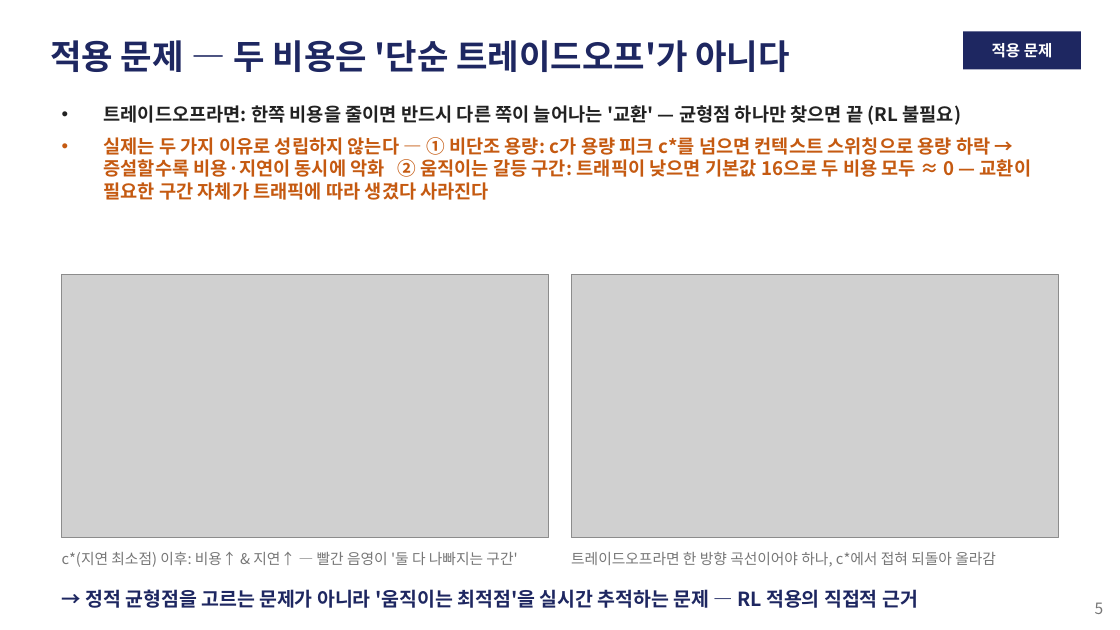
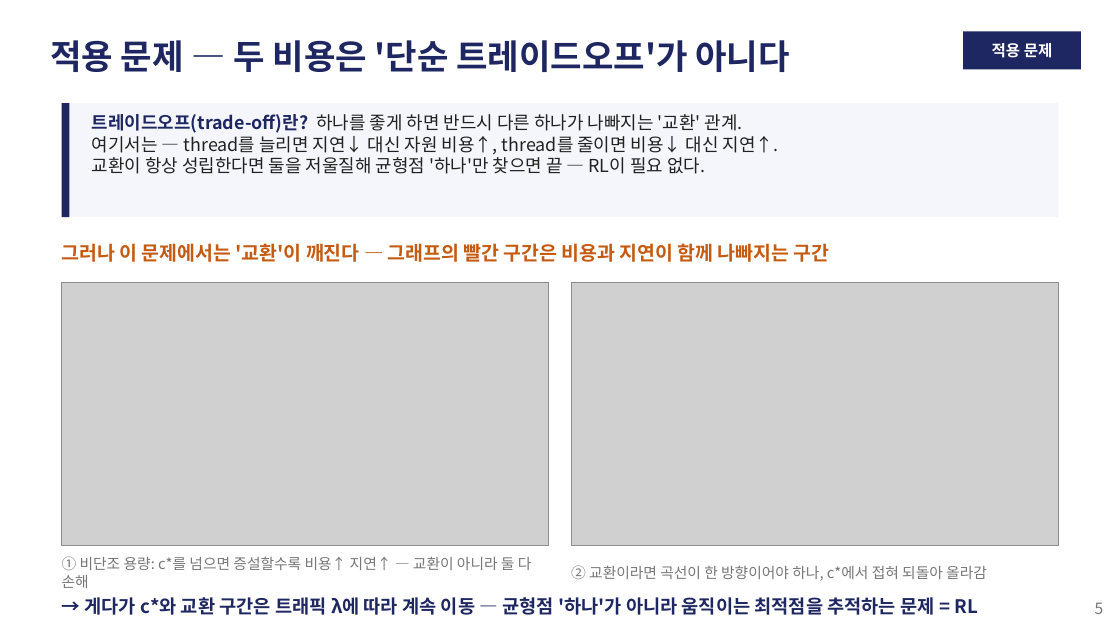
Before and after one commit to zzangdol1029/reinforce, a slide deck: slide 5 of autoscaling-rl/autoscaling_rl_발표.pptx. Drawn at 1120x630 pixels with LibreOffice and Linux fonts; fonts in the diff are those of the drawing; grey boxes stand for pictures. Boxes give left, top, right and bottom in pixels: in the first picture for what was removed or moved away, otherwise in the second. Text is boxed around its words. In the diff, an @@ line names an element or a change of style, - is before the commit and + after.

```diff
--- a/autoscaling-rl/autoscaling_rl_발표.pptx
+++ b/autoscaling-rl/autoscaling_rl_발표.pptx
@@ rectangle: place and size @@
-rectangle at (104,105,1031,200)
+rectangle at (62,103,1058,217)
@@ rectangle at (62,103,1058,217): fill none to #F4F6FB @@
@@ rectangle added at (62,103,69,217), fill #1E2761 @@
@@ text added at (92,114,779,174), 11.5 pt, text #222222 @@
+트레이드오프(trade-off)란? 하나를 좋게 하면 반드시 다른 하나가 나빠지는 '교환' 관계.
+여기서는 — thread를 늘리면 지연↓ 대신 자원 비용↑, thread를 줄이면 비용↓ 대신 지연↑.
+교환이 항상 성립한다면 둘을 저울질해 균형점 '하나'만 찾으면 끝 — RL이 필요 없다.
@@ text in rectangle at (104,105,1031,200): text removed @@
-• 트레이드오프라면: 한쪽 비용을 줄이면 반드시 다른 쪽이 늘어나는 '교환' — 균형점 하나만 찾으면 끝 (RL 불필요)
-• 실제는 두 가지 이유로 성립하지 않는다 — ① 비단조 용량: c가 용량 피크 c*를 넘으면 컨텍스트 스위칭으로 용량 하락 → 증설할수록 비용·지연이 동시에 악화 ② 움직이는 갈등 구간: 트래픽이 낮으면 기본값 16으로 두 비용 모두 ≈ 0 — 교환이 필요한 구간 자체가 트래픽에 따라 생겼다 사라진다
@@ text at (62,243,830,262): text changed; size 9.5 to 12.5 pt; text colour #777777 to #C55A11; bold on @@
-c*(지연 최소점) 이후: 비용↑ & 지연↑ — 빨간 음영이 '둘 다 나빠지는 구간'
+그러나 이 문제에서는 '교환'이 깨진다 — 그래프의 빨간 구간은 비용과 지연이 함께 나빠지는 구간
@@ picture: place and size @@
-picture at (62,274,549,538)
+picture at (62,282,549,545)
@@ picture: place and size @@
-picture at (571,274,1058,538)
+picture at (571,282,1058,545)
@@ text added at (62,556,532,588), 9.5 pt, text #777777 @@
+① 비단조 용량: c*를 넘으면 증설할수록 비용↑ 지연↑ — 교환이 아니라 둘 다 손해
@@ text at (571,565,987,581): text changed @@
-트레이드오프라면 한 방향 곡선이어야 하나, c*에서 접혀 되돌아 올라감
+② 교환이라면 곡선이 한 방향이어야 하나, c*에서 접혀 되돌아 올라감
@@ text at (84,597,979,615): text changed; size 12.5 to 12 pt @@
-→ 정적 균형점을 고르는 문제가 아니라 '움직이는 최적점'을 실시간 추적하는 문제 — RL 적용의 직접적 근거
+→ 게다가 c*와 교환 구간은 트래픽 λ에 따라 계속 이동 — 균형점 '하나'가 아니라 움직이는 최적점을 추적하는 문제 = RL
```
Also in this commit, not shown: 19 other slides changed, 1 slide added, 4 slides removed, 37 other files.
